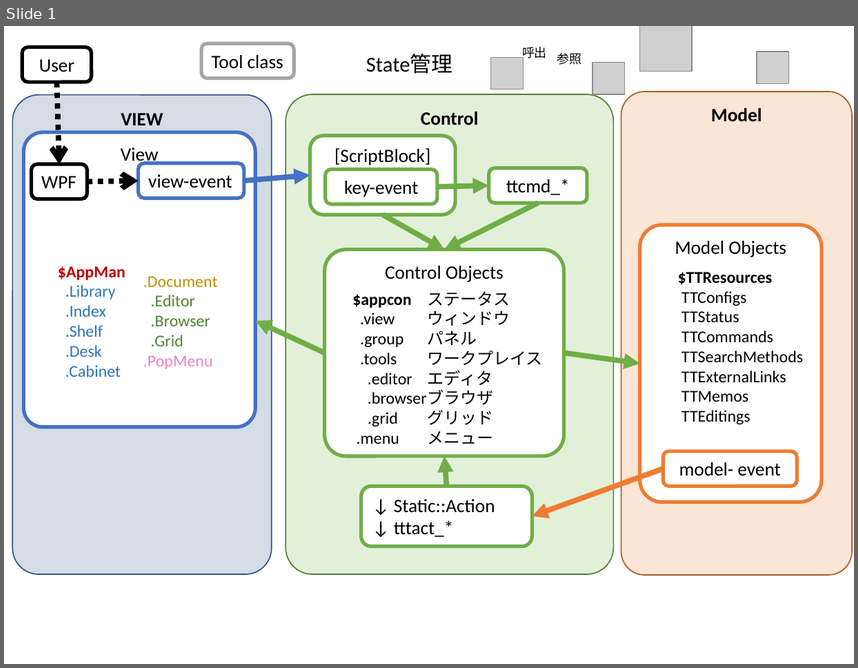
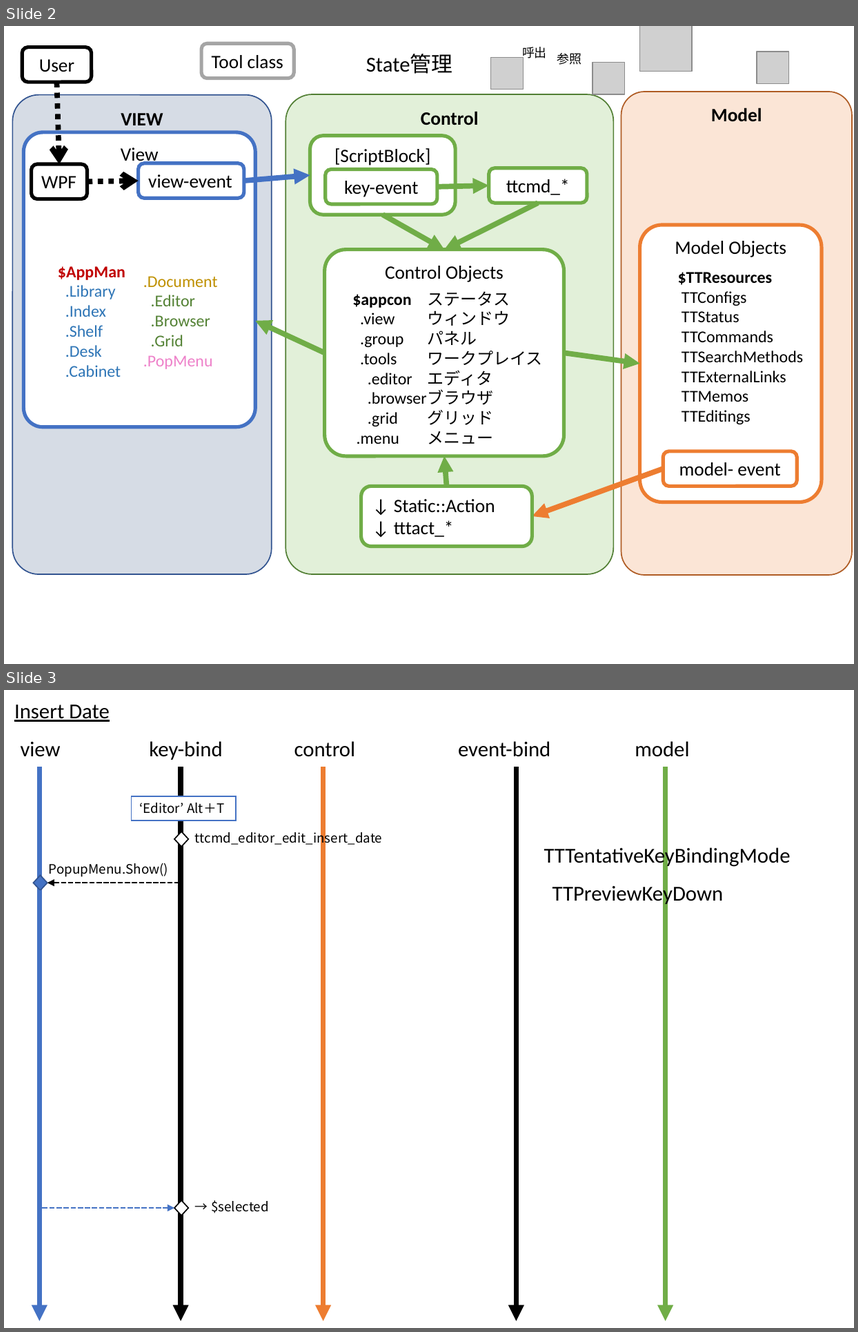
Before and after one commit to gogowooky/ThinktankPS, a slide deck: thinktank.pptx. Shown one above the other, each under a label of ours: slide 1 before the commit, slides 2 and 3 after it. The pictures are 858x668 and 858x1332 pixels, drawn with LibreOffice and Linux fonts; fonts in the diff are those of the drawing; grey boxes stand for pictures. Boxes give left, top, right and bottom in pixels: in the first picture for what was removed or moved away, otherwise in the second. Text is boxed around its words. In the diff, an @@ line names an element or a change of style, - is before the commit and + after.

```diff
--- a/thinktank.pptx
+++ b/thinktank.pptx
@@ slide 3 added at (4, 690, 854, 1328), background #FFFFFF @@
@@ text added at (14, 704, 110, 722), 18 pt, text #000000, underline @@
+Insert Date
@@ text added at (21, 742, 61, 757), 18 pt, text #000000 @@
+view
@@ text added at (149, 741, 222, 760), 18 pt, text #000000 @@
+key-bind
@@ text added at (294, 741, 356, 757), 18 pt, text #000000 @@
+control
@@ text added at (458, 741, 550, 757), 18 pt, text #000000 @@
+event-bind
@@ text added at (635, 741, 689, 757), 18 pt, text #000000 @@
+model
@@ group added at (40, 767, 665, 1321): 5 arrows @@
@@ rectangle added at (132, 796, 236, 821), fill #FFFFFF, outline #4472C4 1 pt, 11 pt, text #000000 @@
+‘Editor’ Alt＋T
@@ diamond added at (175, 831, 188, 847), fill #FFFFFF, outline #000000 1 pt @@
@@ text added at (195, 829, 382, 846), 11 pt, text #000000 @@
+ttcmd_editor_edit_insert_date
@@ elbow arrow added from (181, 847) to (47, 883), #000000 1.5 pt dashed @@
@@ text added at (544, 845, 791, 868), 18 pt, text #000000 @@
+TTTentativeKeyBindingMode
@@ diamond added at (33, 876, 47, 891), fill #4472C4, outline #325491 1 pt @@
@@ text added at (49, 862, 169, 877), 11 pt, text #000000 @@
+PopupMenu.Show()
@@ elbow arrow added from (41, 891) to (175, 1208), #4472C4 1.5 pt dashed @@
@@ text added at (553, 883, 724, 906), 18 pt, text #000000 @@
+TTPreviewKeyDown
@@ diamond added at (175, 1200, 188, 1215), fill #FFFFFF, outline #000000 1 pt @@
@@ text added at (211, 1200, 269, 1213), 11 pt, text #000000 @@
+→ $selected
@@ what was slide 1 is now slide 2 @@
```
Also in this commit, not shown: 1 other slide added, 2 other files.
